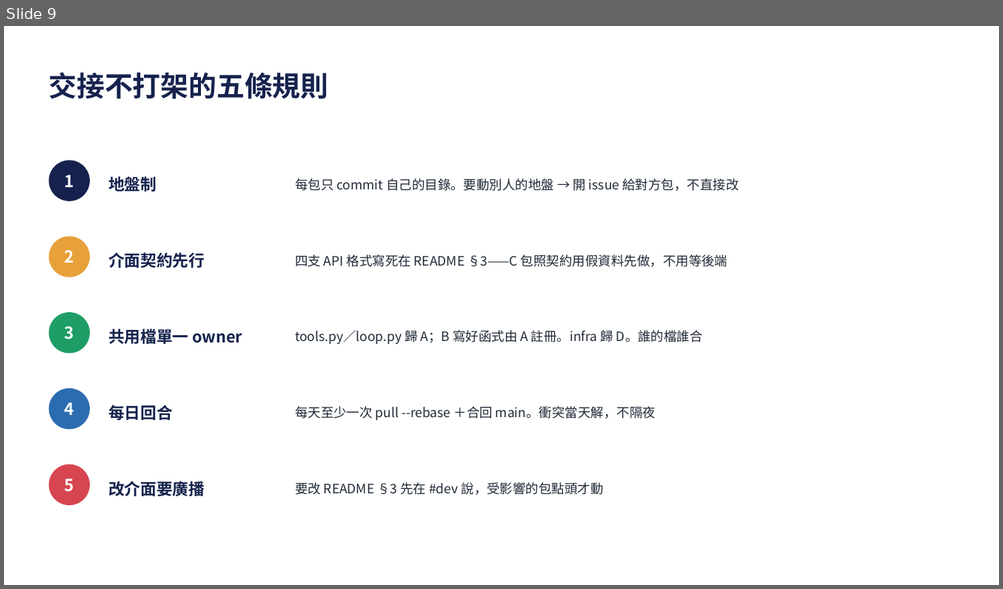
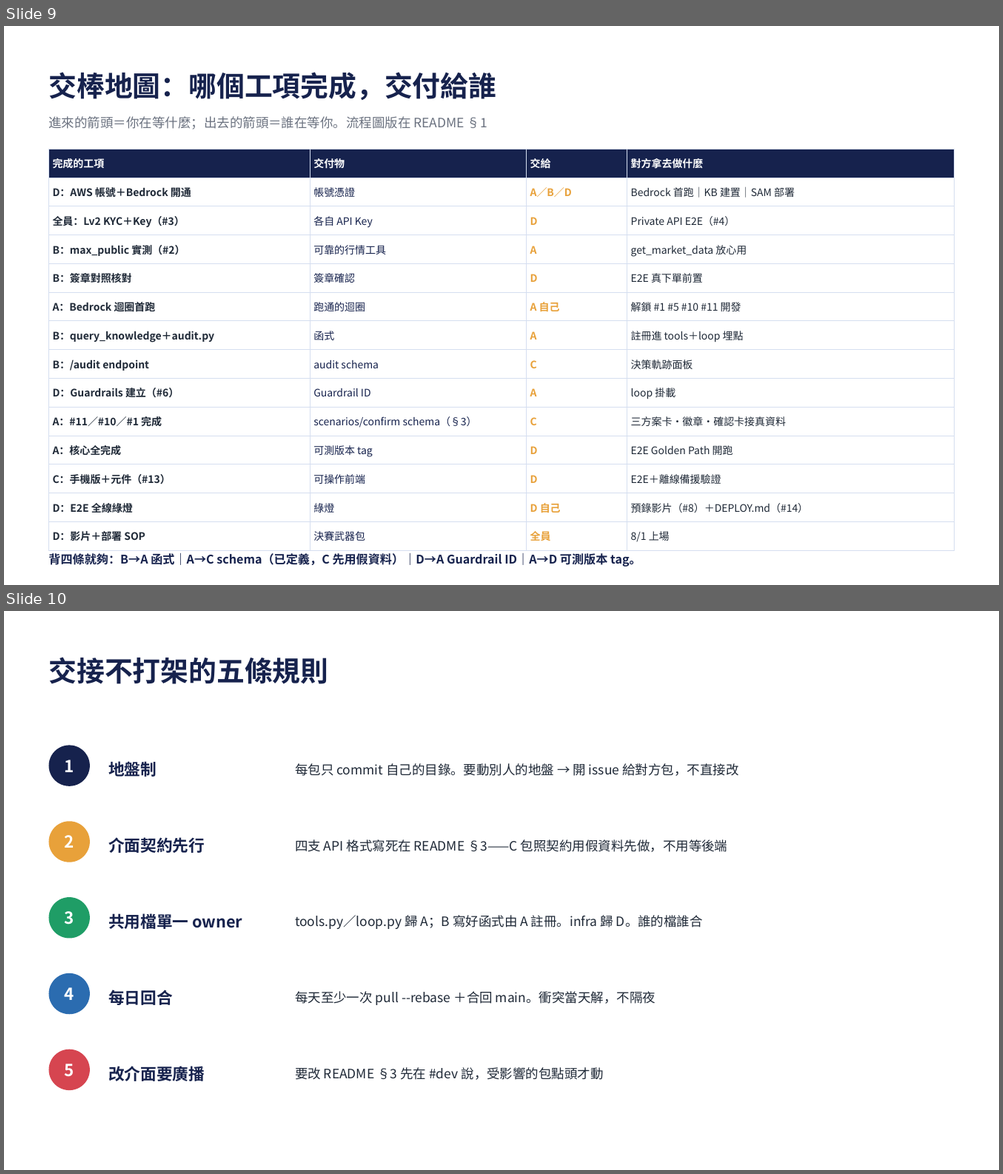
Before and after one commit to giont565/MaiMate, a slide deck: docs/MaiMate_開發手冊.pptx. Shown one above the other, each under a label of ours: slide 9 before the commit, slides 9 and 10 after it. The pictures are 1003x589 and 1003x1174 pixels, drawn with LibreOffice and Linux fonts; fonts in the diff are those of the drawing. Boxes give left, top, right and bottom in pixels: in the first picture for what was removed or moved away, otherwise in the second. Text is boxed around its words. In the diff, an @@ line names an element or a change of style, - is before the commit and + after.

```diff
--- a/docs/MaiMate_開發手冊.pptx
+++ b/docs/MaiMate_開發手冊.pptx
@@ slide 9 added at [4, 26, 999, 585], background #FFFFFF @@
@@ text added at [48, 72, 496, 100], 27 pt, text #16224D, bold @@
+交棒地圖：哪個工項完成，交付給誰
@@ text added at [48, 116, 487, 130], 12.5 pt, text #6B7280 @@
+進來的箭頭＝你在等什麼；出去的箭頭＝誰在等你。流程圖版在 README §1
@@ table added at [48, 149, 954, 545], 14 rows, 4 columns @@
+完成的工項 | 交付物 | 交給 | 對方拿去做什麼
+D：AWS 帳號＋Bedrock 開通 | 帳號憑證 | A／B／D | Bedrock 首跑｜KB 建置｜SAM 部署
+全員：Lv2 KYC＋Key（#3） | 各自 API Key | D | Private API E2E（#4）
+B：max_public 實測（#2） | 可靠的行情工具 | A | get_market_data 放心用
+B：簽章對照核對 | 簽章確認 | D | E2E 真下單前置
+A：Bedrock 迴圈首跑 | 跑通的迴圈 | A 自己 | 解鎖 #1 #5 #10 #11 開發
+B：query_knowledge＋audit.py | 函式 | A | 註冊進 tools＋loop 埋點
+B：/audit endpoint | audit schema | C | 決策軌跡面板
+D：Guardrails 建立（#6） | Guardrail ID | A | loop 掛載
+A：#11／#10／#1 完成 | scenarios/confirm schema（§3） | C | 三方案卡・徽章・確認卡接真資料
+A：核心全完成 | 可測版本 tag | D | E2E Golden Path 開跑
+C：手機版＋元件（#13） | 可操作前端 | D | E2E＋離線備援驗證
+D：E2E 全線綠燈 | 綠燈 | D 自己 | 預錄影片（#8）＋DEPLOY.md（#14）
+D：影片＋部署 SOP | 決賽武器包 | 全員 | 8/1 上場
@@ text added at [48, 554, 641, 567], 11.5 pt, text #16224D, bold @@
+背四條就夠：B→A 函式｜A→C schema（已定義，C 先用假資料）｜D→A Guardrail ID｜A→D 可測版本 tag。
@@ what was slide 9 is now slide 10 @@
```
Also in this commit, not shown: 2 other files.
